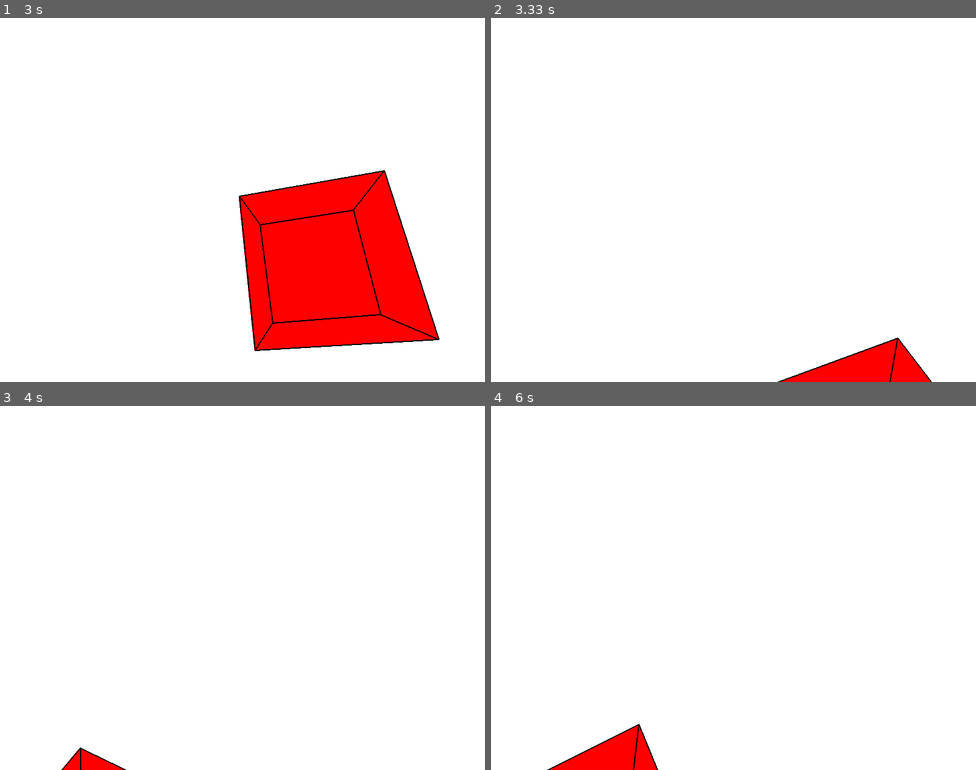
Above: before the commit, frames 1-4 (two rows, left to right).
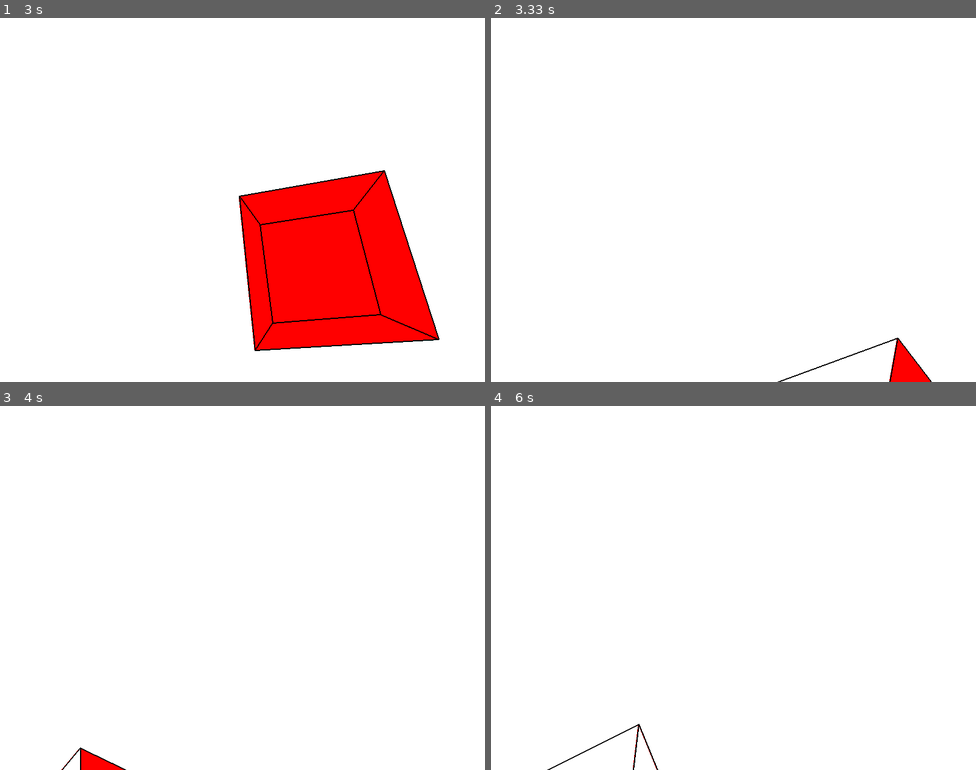
Above: after the commit, the same moments.

Repository: KuzyWoozy/private-pygame-3D-renderer
Game: pygame game, started from main.py
Same seed, same stepped clock (60 frames per second), same inputs: the game is played once before the commit and once after it.
Inputs:
- Up to frame 1 (3 s): hold D 0.33-0.8 s; hold W 0.83-1.13 s; tap Z at 0.9, 1.23, 1.53, 1.73, 2.03, 2.3, 2.63, 2.93 s; tap X at 0.98, 2.38 s; hold D 1.17-1.63 s; tap E at 1.32, 2.72 s; hold A 1.67-2.2 s; hold S 2.23-2.53 s; hold A 2.57-2.97 s
- Up to frame 2 (3.33 s): hold W from 3 s (still down); tap Z at 3.07 s
- Up to frame 3 (4 s): release W at 3.37 s; hold D from 3.4 s (still down); tap Z at 3.47, 3.77 s; tap X at 3.55 s
- Up to frame 4 (6 s): release D at 4.03 s; hold S 4.07-4.43 s; tap Z at 4.13, 4.53, 4.83, 5.03, 5.33, 5.53, 5.87 s; tap E at 4.22, 5.62 s; hold A 4.47-4.93 s; hold D 4.97-5.43 s; tap X at 5.12 s; hold W 5.47-5.77 s; hold D from 5.8 s (still down)

Frame 1 is identical in both runs. In frame 2, 1.3% of the frame differs, in the area x 59-84%, y 88-100%; in frame 3, 0.1%; in frame 4, 1.3%, in the area x 12-35%, y 87-100%.

Commit message:
prettied up, isn't an abomination anymore

Diff:
--- a/Entity.py
+++ b/Entity.py
@@ -15,8 +15,6 @@
 CULL_OFFSET: float = 0
 
 
-
-
 class Entity(ABC):
     def __init__(self, colour: Tuple[int, int, int]) -> None:
         global FOV_HALF, SCREEN_SIZE
@@ -39,42 +37,41 @@
 
 
         def planeIntersect(poly: np.ndarray, mask_func: Callable[[np.ndarray, int], np.ndarray], hyperplane: np.ndarray) -> np.ndarray:
-            seal = []
-            for i in range(0,2):
-                mask: np.ndarray = mask_func(poly, i)
-                if (poly[mask].size > 0):
-                    P = poly[mask, 0]
-                    Q = poly[mask, 1]
-                    PQ_diff = P-Q
-
-                    denominator = PQ_diff.dot(hyperplane)
-                    t = np.empty(PQ_diff.shape[0])
-                    t[np.abs(denominator) < 1e-2] = 1
-                    t[np.abs(denominator) >= 1e-2] = np.array(([0, 0, CULL_OFFSET]-Q[np.abs(denominator) >= 1e-2]).dot(hyperplane)/denominator[np.abs(denominator) >= 1e-2])
-
-                    projected_points = (PQ_diff * np.expand_dims(t, 0).transpose()) + Q
-                    poly[mask, i] = projected_points
-                    seal.extend(projected_points)
-
-            if len(seal) > 1:
-                poly = np.insert(poly, (np.nonzero(mask)[-1] + 1) % len(poly), np.array(seal[::-1]), axis=0)
-
+            masks: np.ndarray = np.array([mask_func(poly, 0), mask_func(poly, 1)])
+            if ((~masks).all()):
+                return poly
+
+            seal = np.empty((2,3))
+            seal.fill(np.nan)
+            for i, mask in enumerate(masks):
+                if (~mask).all():
+                    continue
+                P = poly[mask, 0]
+                Q = poly[mask, 1]
+                PQ_diff = P-Q
+
+                denominator = PQ_diff.dot(hyperplane)
+                t = np.empty(PQ_diff.shape[0])
+                t[np.abs(denominator) < 1e-2] = 1
+                t[np.abs(denominator) >= 1e-2] = np.array(([0, 0, CULL_OFFSET]-Q[np.abs(denominator) >= 1e-2]).dot(hyperplane)/denominator[np.abs(denominator) >= 1e-2])
+
+                projected_points = (PQ_diff * np.expand_dims(t, 0).transpose()) + Q
+                poly[mask, i] = projected_points
+                seal[1-i] = projected_points
+
+            if not np.isnan(np.sum(seal)):
+                # Slight assumption abuse, technically true in all cases
+                # Because of the way we delete unwanted edges
+                # Doesnt look nice thou
+                m = masks[0] | masks[1]
+                p = np.argwhere(m)
+                if (np.abs(p[0] - p[1])) == 1:
+                    z = p[-1]
+                else:
+                    z = p[0]
+                poly = np.insert(poly, z, seal, axis=0)
             return poly
 
-            """
-            inverse_mask = ~edges_mask
-            dEdges = np.argwhere(inverse_mask)
-            elements = inverse_mask.shape[1]
-            if dEdges.size > 0:
-                print(dEdges)
-                dEdges_next = (np.append(dEdges, np.zeros((1, dEdges.shape[0])).transpose(), axis=1)).astype(np.int)
-                dEdges_next[:, 1] = (dEdges[:, 1] + 1) % elements
-                dEdges_prev = (np.append(dEdges, np.ones((1, dEdges.shape[0])).transpose(), axis=1)).astype(np.int)
-                dEdges_prev[:, 1] = (dEdges[:, 1] - 1) % elements
-                edges[inverse_mask, 0] = edges[(dEdges_prev[:, 0].transpose(), dEdges_prev[:, 1].transpose(), dEdges_prev[:, 2].transpose())]
-                edges[inverse_mask, 1] = edges[(dEdges_next[:, 0].transpose(), dEdges_next[:, 1].transpose(), dEdges_next[:, 2].transpose())]
-              """
-            return edges
 
         modified_edges = []
         for poly in edges:
@@ -143,7 +140,6 @@
     def blit(self, surf: pg.surface.Surface) -> None:
         global SCREEN_SIZE
 
-
         # Culling
         dots_mask = self.dots[:, 2] > 1e-2
 
@@ -156,9 +152,7 @@
             return
         """
 
-        edges = self.generateEdges()
-        edges = Entity.cull(edges)
-
+        edges = Entity.cull(self.generateEdges())
 
         # Ugly ik, but there isn't a clean way to handle numpy arrays of arbitary dimensions
         modified_edges = []
@@ -196,8 +190,6 @@
         super().__init__((255, 0 ,0))
 
         self.size: np.ndarray = np.array([size[0], size[1], size[2]])
-
-        self.edge_width: int = 2
 
         dots_mask: np.ndarray = np.array([
                             [-1, -1, -1],
@@ -211,7 +203,9 @@
                             ], dtype=np.float64)
 
         self.dots = center + ((self.size/2) * dots_mask)
-        self.dots_t = np.transpose(self.dots, (1, 0))
+        self.dots_t = self.dots.transpose((1, 0))
+
+        self.edge_width: int = 2
 
         self.rotate(angle[0], angle[1], angle[2])
 
